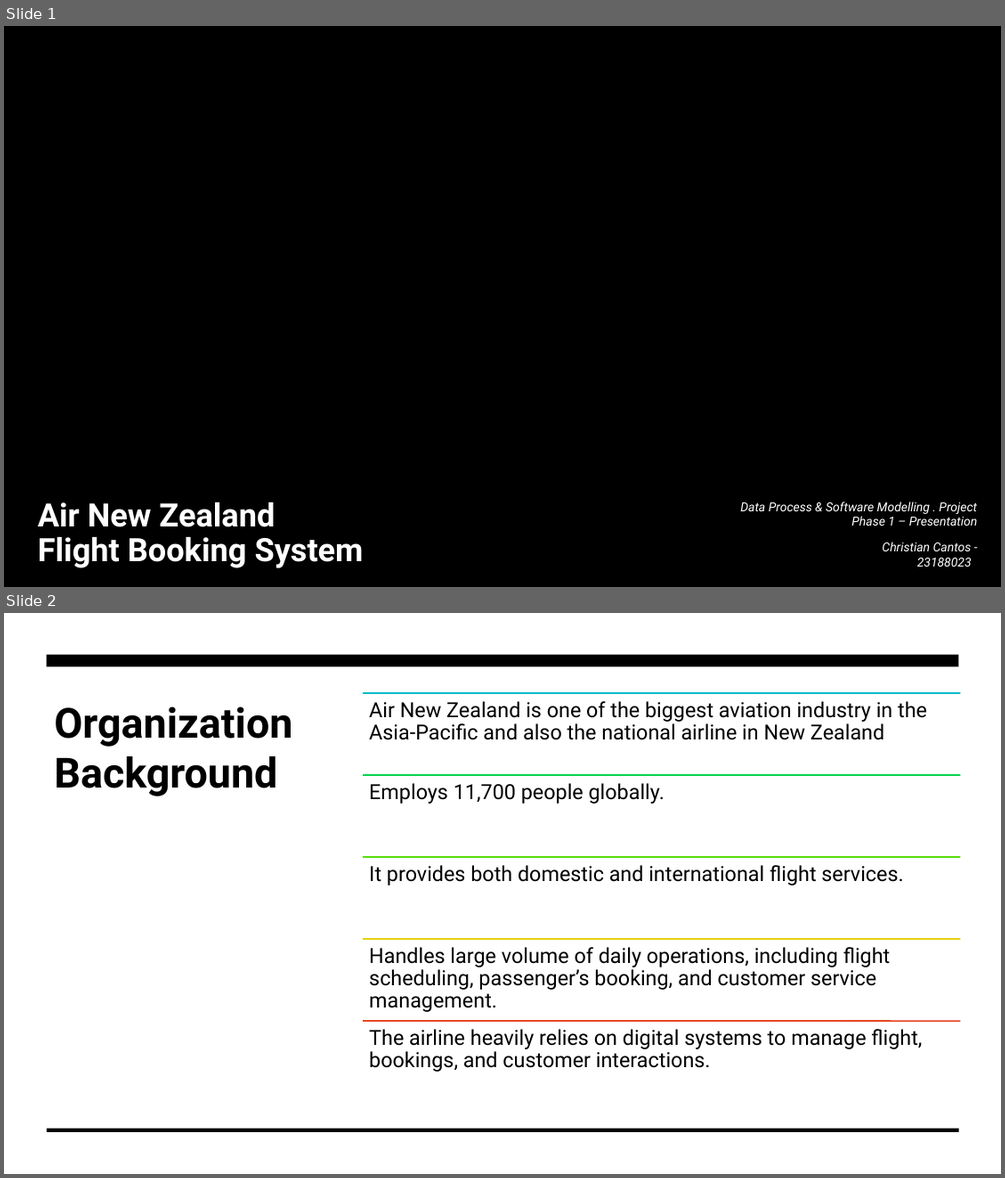
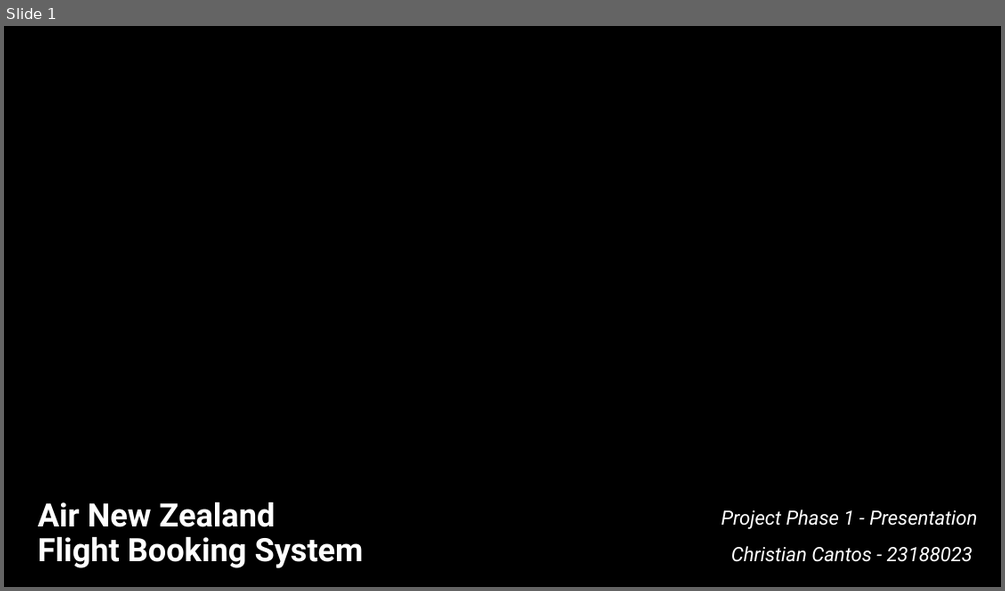
Before and after one commit to Ianieee36/ENSE706_Project, a slide deck: FBS_Presentation.pptx. Shown one above the other, each under a label of ours: slides 1 and 2 before the commit, slide 1 after it. The pictures are 1005x1178 and 1005x591 pixels, drawn with LibreOffice and Linux fonts; fonts in the diff are those of the drawing; background and template pictures are left out. Boxes give left, top, right and bottom in pixels: in the first picture for what was removed or moved away, otherwise in the second. Text is boxed around its words. In the diff, an @@ line names an element or a change of style, - is before the commit and + after.

```diff
--- a/FBS_Presentation.pptx
+++ b/FBS_Presentation.pptx
@@ slide 2 removed at [4,613,1001,1174], background #FFFFFF @@
@@ rectangle removed at [4,613,1001,1174] @@
@@ rectangle removed at [47,655,959,666] @@
@@ title removed at [54,706,292,796] @@
-Organization Background
@@ group removed at [363,693,961,1071]: 5 lines, 5 texts @@
-Air New Zealand is one of the biggest aviation industry in the Asia-Pacific and also the national airline in New Zealand
-Employs 11,700 people globally.
-It provides both domestic and international flight services.
-Handles large volume of daily operations, including flight scheduling, passenger’s booking, and customer service management.
-The airline heavily relies on digital systems to manage flight, bookings, and customer interactions.
@@ rectangle removed at [47,1128,959,1132] @@
@@ slide 1 changed as well @@
@@ subtitle at [721,509,977,529]: text changed; size 12 to 19 pt @@
-Data Process & Software Modelling . Project Phase 1 – Presentation
+Project Phase 1 - Presentation
@@ subtitle at [731,546,972,562]: size 12 to 19 pt in "Christian Cantos - 23188023"; line spacing 1 to 1.1 @@
```
Also in this commit, not shown: 3 other slides changed, 3 slides added, 4 other slides removed, 1 other file.
